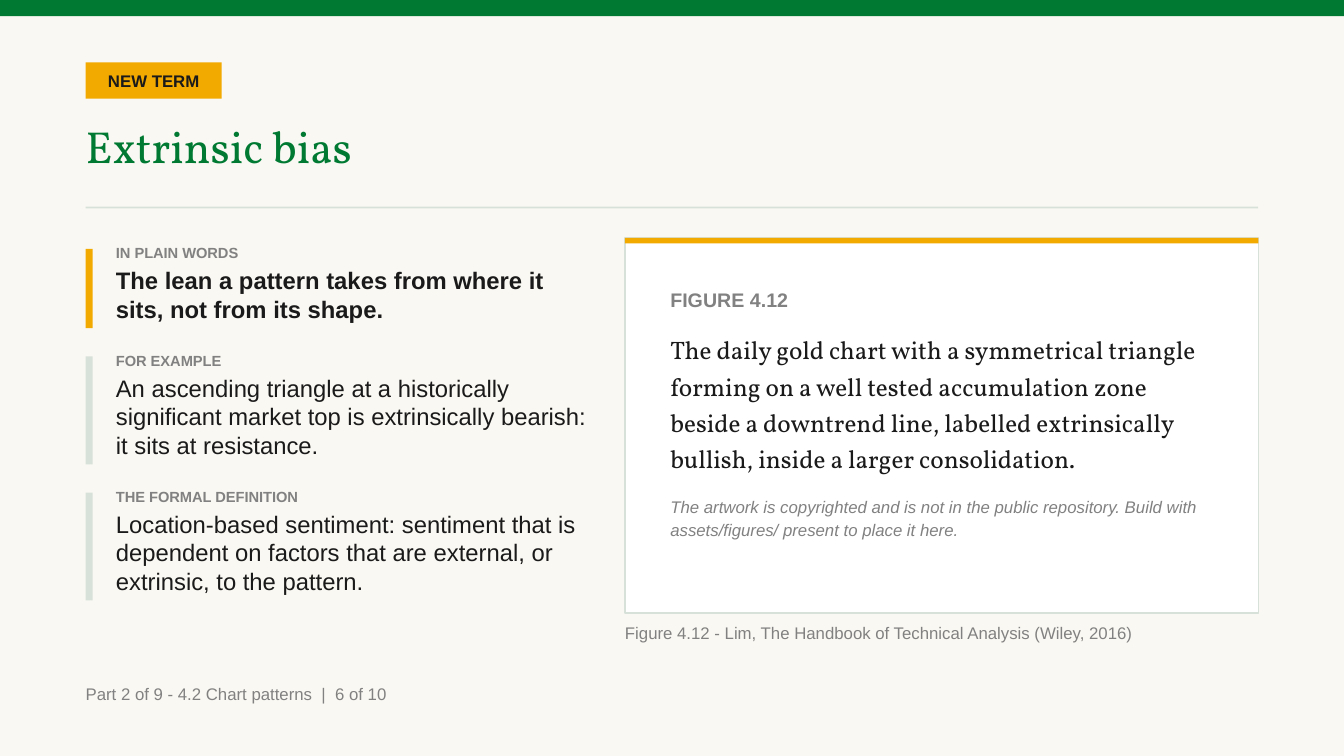
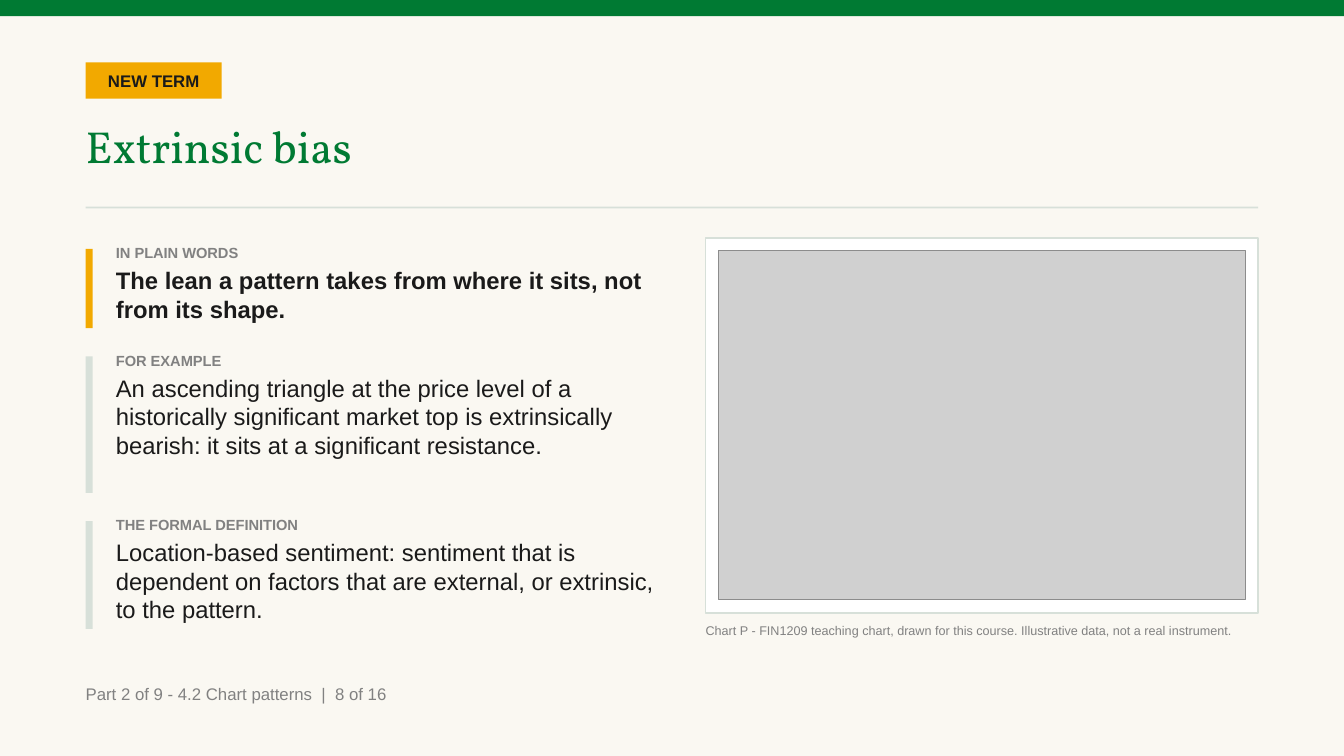
Before and after one commit to benjiesotelo-sudo/Telos_FIN1209, a slide deck: slide 33 of chapter-04/FIN1209-Chapter-04.pptx (slide 23 before the commit). Drawn at 1344x756 pixels with LibreOffice and Linux fonts; fonts in the diff are those of the drawing; grey boxes stand for pictures. Boxes give left, top, right and bottom in pixels: in the first picture for what was removed or moved away, otherwise in the second. Text is boxed around its words. In the diff, an @@ line names an element or a change of style, - is before the commit and + after.

Commit message:
Revise Chapter 4 after the instructor's review: a picture beside every idea
The instructor opened the first build, 46 slides, and sent it back for three
reasons. This is the second build, 79 slides and 136 minutes at the
calibrated rate, against 188 and 219 for Chapter 3.

1. Slides with no picture could not be taught from. Every teaching slide but
   one now has a picture beside it: a book figure where the book has one,
   otherwise one of eighteen charts of our own, lettered A to R. Ten of them
   carry section 4.1, where the book spends three pages on who buys and who
   sells in each phase with no figure at all.

2. A check showed its answer on the question slide, which cannot be
   presented. Every check is a question slide and then a reveal slide again,
   as in Chapters 1 to 3, and the same-slide renderer is removed from
   deckkit.

3. It taught less than the book does. All 32 of the book's figures are now
   placed, each with what the book says about it, against 19 before.
   Section 4.2 teaches every one of the book's pattern lists, with the
   shapes sketched from the one line descriptions in the book's own Chapter
   13, and the book's worked example of one ascending triangle in three
   locations. Eleven checks, up from eight.

Where a section uses a tool the book has not taught yet, the slide stops
where the book stops and says so in a caption.

chartkit gains two forms, annotated and gallery, drawn at the size of a
Pair's picture column. Both editions of Chapters 1 to 3 rebuild byte for
byte and their six PDFs are identical by text.

The committed deck embeds exactly the eighteen charts this build drew and a
placeholder for every book figure.

```diff
--- a/chapter-04/FIN1209-Chapter-04.pptx
+++ b/chapter-04/FIN1209-Chapter-04.pptx
@@ rectangle removed at (x1=625, y1=238, x2=1258, y2=244) @@
@@ rectangle resized from (x1=625, y1=238, x2=1258, y2=613) to (x1=706, y1=238, x2=1258, y2=613) @@
@@ text "IN PLAIN WORDS" rewrapped from (x1=116, y1=248, x2=544, y2=323) to (x1=116, y1=248, x2=641, y2=323) @@
@@ picture added at (x1=719, y1=251, x2=1245, y2=600) @@
@@ text removed at (x1=670, y1=293, x2=1197, y2=540) @@
-FIGURE 4.12
-The daily gold chart with a symmetrical triangle forming on a well tested accumulation zone beside a downtrend line, labelled extrinsically bullish, inside a larger consolidation.
-The artwork is copyrighted and is not in the public repository. Build with assets/figures/ present to place it here.
@@ rectangle resized from (x1=86, y1=357, x2=93, y2=465) to (x1=86, y1=357, x2=93, y2=493) @@
@@ text at (x1=116, y1=379, x2=612, y2=459): text changed @@
-An ascending triangle at a historically significant market top is extrinsically bearish: it sits at resistance.
+An ascending triangle at the price level of a historically significant market top is extrinsically bearish: it sits at a significant resistance.
@@ rectangle moved from (x1=86, y1=493, x2=93, y2=601) to (x1=86, y1=521, x2=93, y2=629) @@
@@ text "THE FORMAL DEFINITION" rewrapped from (x1=116, y1=492, x2=575, y2=595) to (x1=116, y1=520, x2=653, y2=623) @@
@@ text removed at (x1=625, y1=627, x2=1132, y2=643) @@
-Figure 4.12 - Lim, The Handbook of Technical Analysis (Wiley, 2016)
@@ text added at (x1=706, y1=626, x2=1231, y2=638), 9 pt, text #818181 @@
+Chart P - FIN1209 teaching chart, drawn for this course. Illustrative data, not a real instrument.
@@ text at (x1=86, y1=688, x2=387, y2=704): text changed @@
-Part 2 of 9 - 4.2 Chart patterns | 6 of 10
+Part 2 of 9 - 4.2 Chart patterns | 8 of 16
```
Also in this commit, not shown: 40 other slides changed, 33 slides added, 10 other files.
